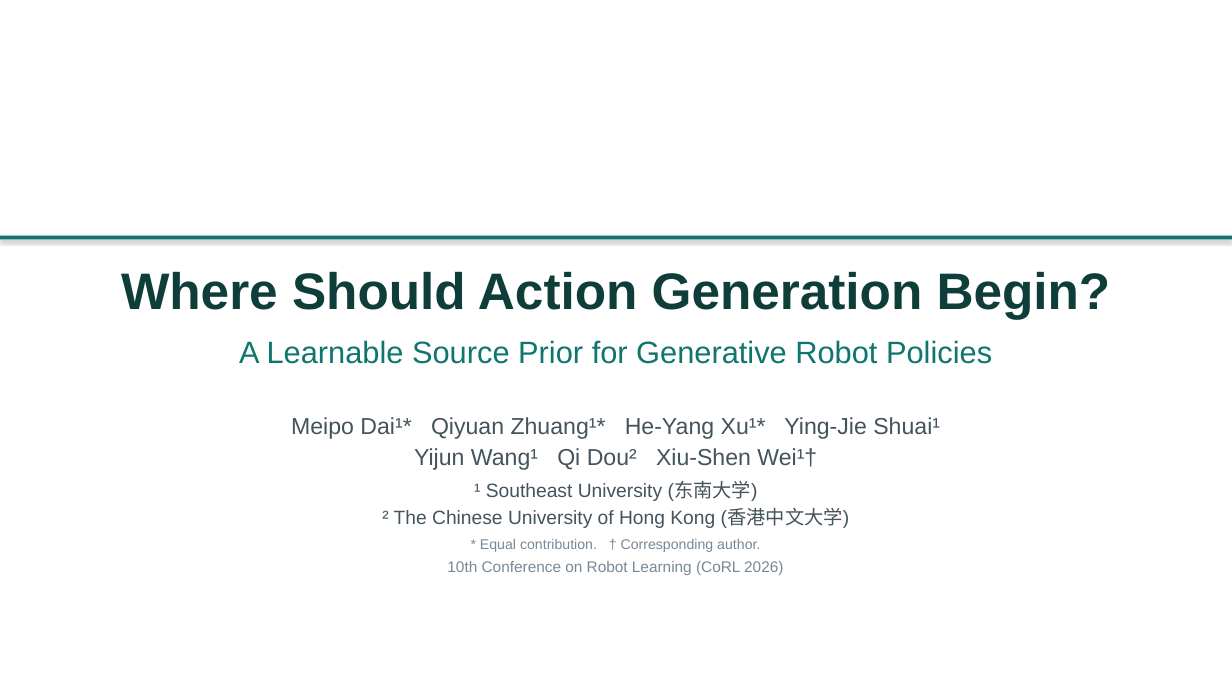
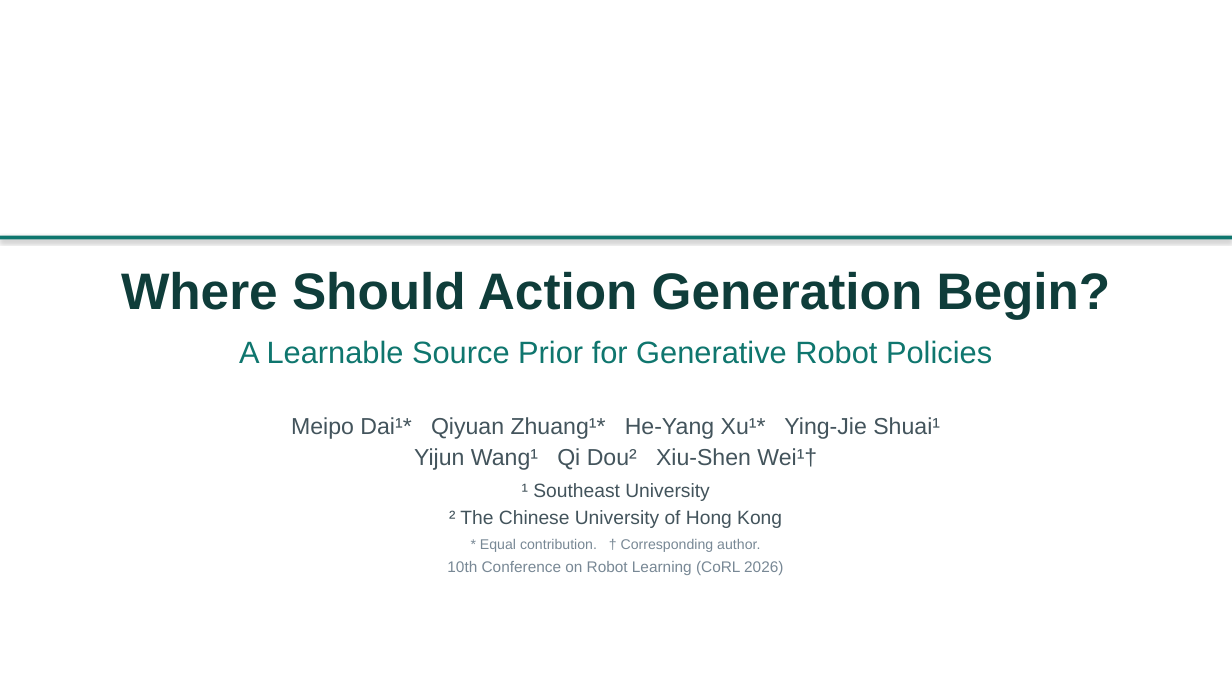
Before and after one commit to SEU-VIPGroup/LeaP, a slide deck: slide 1 of docs/assets/LeaP_CoRL2026.pptx. Drawn at 1232x693 pixels with LibreOffice and Linux fonts; fonts in the diff are those of the drawing; background and template pictures are left out. Boxes give left, top, right and bottom in pixels: in the first picture for what was removed or moved away, otherwise in the second. Text is boxed around its words. In the diff, an @@ line names an element or a change of style, - is before the commit and + after.

Commit message:
Use English-only institution names in presentation credits

```diff
--- a/docs/assets/LeaP_CoRL2026.pptx
+++ b/docs/assets/LeaP_CoRL2026.pptx
@@ text at [449,483,782,528]: text changed @@
-¹ Southeast University (东南大学)
-² The Chinese University of Hong Kong (香港中文大学)
+¹ Southeast University
+² The Chinese University of Hong Kong
```
Also in this commit, not shown: 4 other files.
